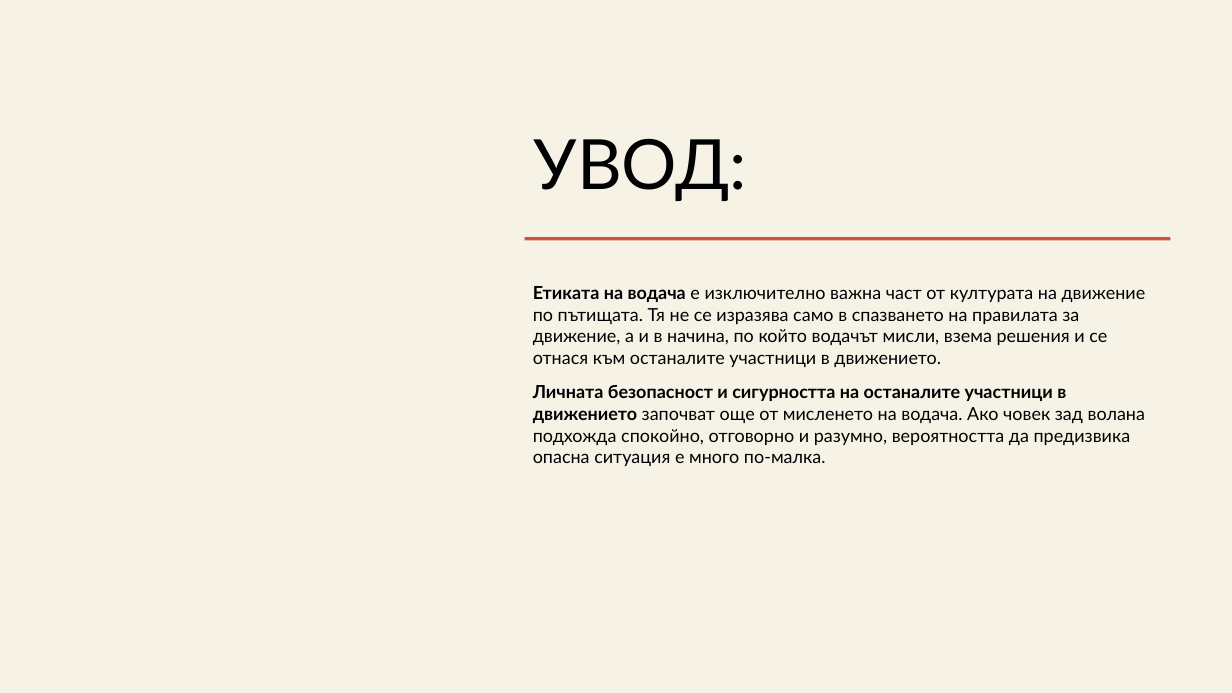
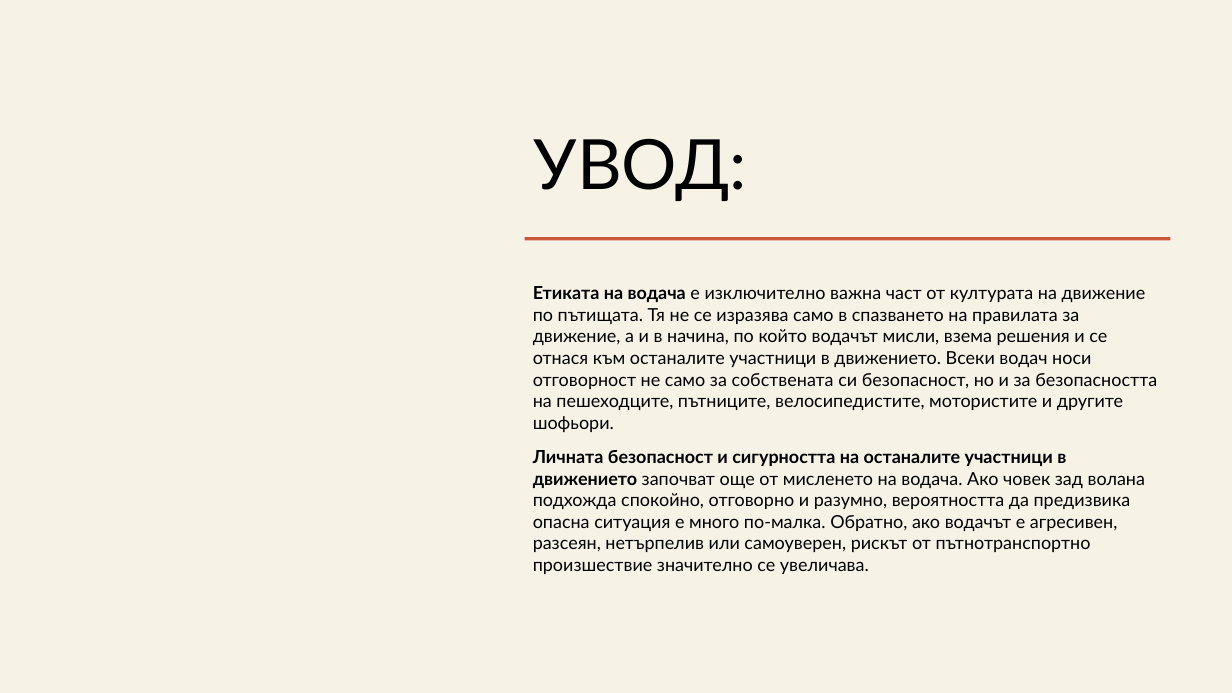
Before and after one commit to Mufonstars79/library753, a slide deck: slide 2 of files/pedagogika/Етика на водача Презентация.odp. Drawn at 1232x693 pixels with LibreOffice and Linux fonts; fonts in the diff are those of the drawing; grey boxes stand for pictures. Boxes give left, top, right and bottom in pixels: in the first picture for what was removed or moved away, otherwise in the second. Text is boxed around its words. In the diff, an @@ line names an element or a change of style, - is before the commit and + after.

Commit message:
Sync: Етика на водача Презентация.odp

```diff
--- a/files/pedagogika/Етика на водача Презентация.odp
+++ b/files/pedagogika/Етика на водача Презентация.odp
@@ text at box(533, 286, 1157, 574): text changed @@
-Етиката на водача е изключително важна част от културата на движение по пътищата. Тя не се изразява само в спазването на правилата за движение, а и в начина, по който водачът мисли, взема решения и се отнася към останалите участници в движението.
-Личната безопасност и сигурността на останалите участници в движението започват още от мисленето на водача. Ако човек зад волана подхожда спокойно, отговорно и разумно, вероятността да предизвика опасна ситуация е много по-малка.
+Етиката на водача е изключително важна част от културата на движение по пътищата. Тя не се изразява само в спазването на правилата за движение, а и в начина, по който водачът мисли, взема решения и се отнася към останалите участници в движението. Всеки водач носи отговорност не само за собствената си безопасност, но и за безопасността на пешеходците, пътниците, велосипедистите, мотористите и другите шофьори.
+Личната безопасност и сигурността на останалите участници в движението започват още от мисленето на водача. Ако човек зад волана подхожда спокойно, отговорно и разумно, вероятността да предизвика опасна ситуация е много по-малка. Обратно, ако водачът е агресивен, разсеян, нетърпелив или самоуверен, рискът от пътнотранспортно произшествие значително се увеличава.
```
Also in this commit, not shown: 7 other slides changed.
